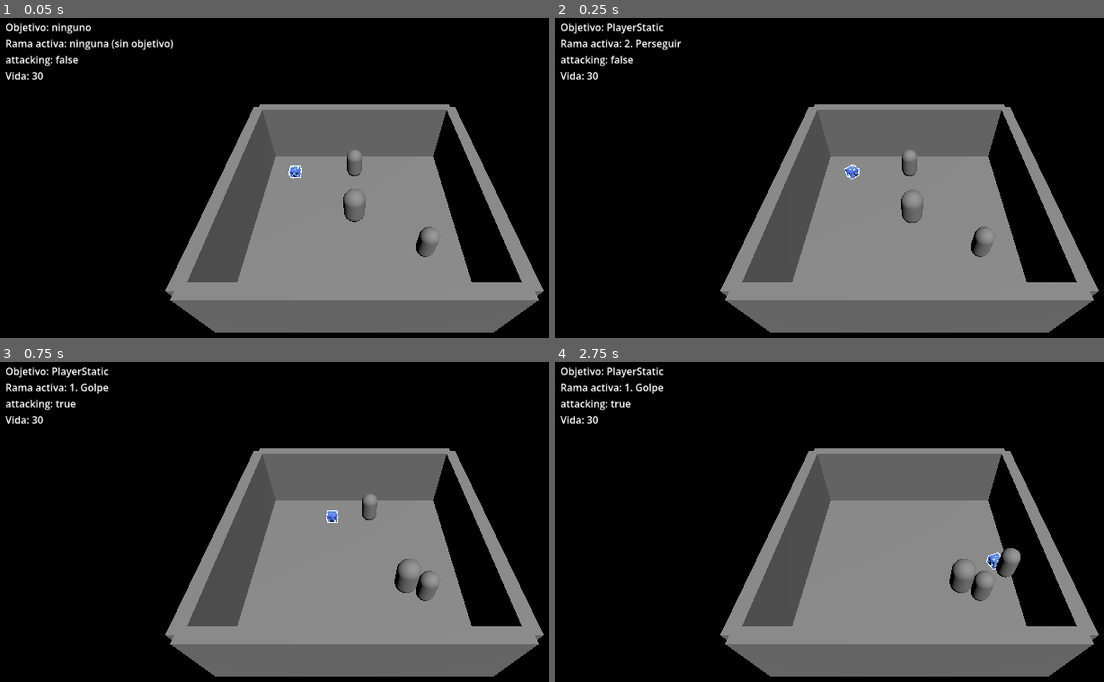
Above: before the commit, frames 1-4 (two rows, left to right).
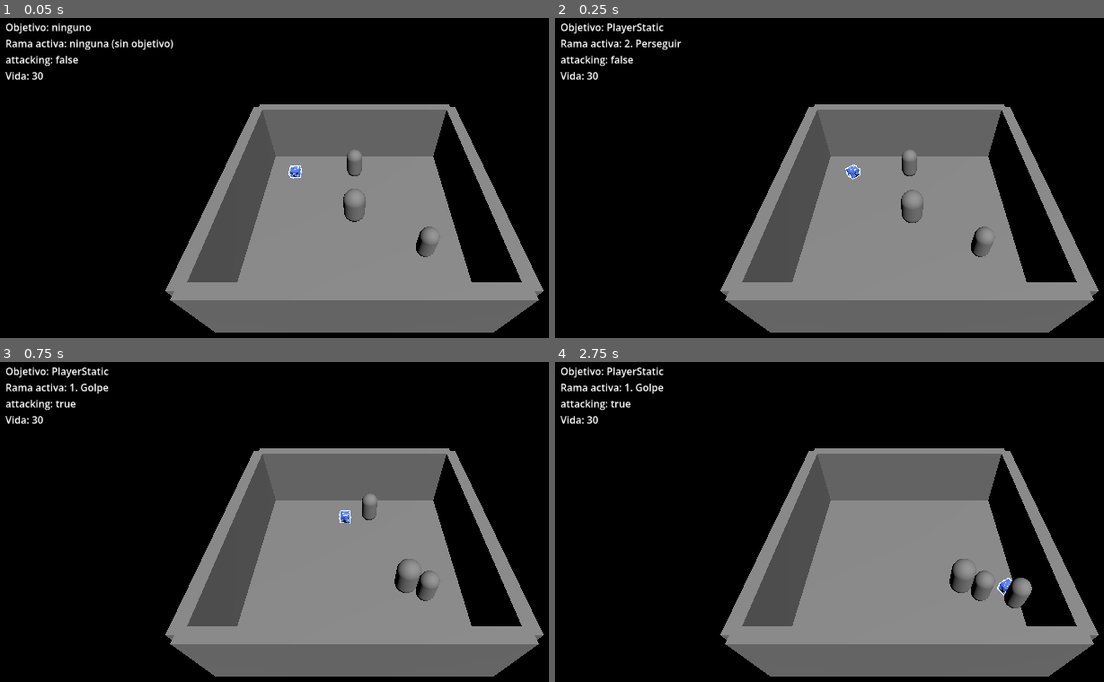
Above: after the commit, the same moments.

Repository: krl0sconk/Overcharge
Game: Godot game, scene res://scenes/test/testSpamBT.tscn
The game is run twice, just before and just after one commit, with the same random seed, the same clock (stepped at 60 frames per second) and the same inputs. This scene is started directly instead of the project's main scene.
Inputs:
- Up to frame 1 (0.05 s): no input
- Up to frame 2 (0.25 s): no input
- Up to frame 3 (0.75 s): hold D from 0.53 s (still down)
- Up to frame 4 (2.75 s): tap Space at 0.77, 1.52 s; release D at 1.28 s; hold S 1.28-2.03 s; hold D from 2.03 s (still down)

Frame 1 is identical in both runs. In frame 2, less than 0.1% of the frame differs, in the area x 52-56%, y 45-51%; in frame 3, 0.2%; in frame 4, 0.8%, in the area x 78-87%, y 58-77%.

Commit message:
agrega aceleracion por enemigo a StatsResource y sube el friction global

Diff:
--- a/resources/stats/centinela_stats.tres
+++ b/resources/stats/centinela_stats.tres
@@ -7,6 +7,7 @@
 script = ExtResource("1_stats")
 max_health = 50
 speed = 0.0
+acceleration = 0.0
 damage = 2
 attack_cooldown = 1.5
 ability_cooldown = 2.5
--- a/resources/stats/spam_stats.tres
+++ b/resources/stats/spam_stats.tres
@@ -7,4 +7,5 @@
 script = ExtResource("1_stats")
 max_health = 30
 speed = 6.5
+acceleration = 15.0
 attack_cooldown = 1.2
--- a/resources/stats/virus_stats.tres
+++ b/resources/stats/virus_stats.tres
@@ -7,3 +7,4 @@
 script = ExtResource("1_stats")
 max_health = 15
 speed = 6.0
+acceleration = 25.0
--- a/resources/stats/yunque_stats.tres
+++ b/resources/stats/yunque_stats.tres
@@ -6,7 +6,8 @@
 resource_local_to_scene = true
 script = ExtResource("1_stats")
 max_health = 60
-speed = 15.0
+speed = 30.0
+acceleration = 20.0
 damage = 5
 attack_cooldown = 1.5
 ability_cooldown = 1.5
--- a/scenes/test/testSpamBT.tscn
+++ b/scenes/test/testSpamBT.tscn
@@ -145,8 +145,6 @@
 script = ExtResource("5_movement")
 owner_body = NodePath("..")
 stats = ExtResource("7_stats")
-max_speed = 4.0
-acceleration = 15.0
 friction = 15.0
 
 [node name="HealthComponent" type="Node" parent="Spam" unique_id=840784855]
--- a/scenes/test/testVirusBT.tscn
+++ b/scenes/test/testVirusBT.tscn
@@ -150,8 +150,6 @@
 script = ExtResource("5_movement")
 owner_body = NodePath("..")
 stats = ExtResource("7_stats")
-max_speed = 6.5
-acceleration = 25.0
 friction = 25.0
 
 [node name="HealthComponent" type="Node" parent="Virus"]
--- a/scenes/test/testYunqueBT.tscn
+++ b/scenes/test/testYunqueBT.tscn
@@ -106,17 +106,6 @@
 [node name="CollisionShape3D" type="CollisionShape3D" parent="PlayerControllable/HitboxComponent" unique_id=1969373570]
 shape = SubResource("HitboxShape")
 
-[node name="PlayerStatic" type="CharacterBody3D" parent="." unique_id=38518078 groups=["players"]]
-transform = Transform3D(1, 0, 0, 0, 1, 0, 0, 0, 1, 3, 0.9, 2)
-collision_layer = 2
-collision_mask = 5
-
-[node name="CollisionShape3D" type="CollisionShape3D" parent="PlayerStatic" unique_id=1743438695]
-shape = SubResource("PlayerShape")
-
-[node name="MeshInstance3D" type="MeshInstance3D" parent="PlayerStatic" unique_id=1884490149]
-mesh = SubResource("PlayerMesh")
-
 [node name="DebugOverlay" type="CanvasLayer" parent="." unique_id=2091338617]
 
 [node name="Label" type="Label" parent="DebugOverlay" unique_id=2119006227]
--- a/scripts/components/MovementComponent/MovementComponent.gd
+++ b/scripts/components/MovementComponent/MovementComponent.gd
@@ -2,10 +2,10 @@
 extends Node
 
 @export var owner_body: CharacterBody3D
-@export var stats: StatsResource  ## si está asignado, stats.speed pisa max_speed
+@export var stats: StatsResource  ## si está asignado, stats.speed/acceleration pisan max_speed/acceleration
 @export var max_speed: float = 5.0
 @export var acceleration: float = 10.0
-@export var friction: float = 10.0
+@export var friction: float = 14.0  ## global: no vive en StatsResource a propósito, mismo valor para todos
 @export_flags_3d_physics var wall_mask: int = 1  ## capas que cuentan como pared para hit_wall (Entorno)
 
 var move_direction: Vector3 = Vector3.ZERO
@@ -30,11 +30,12 @@
 
 func _physics_process(delta: float) -> void:
 	var speed: float = stats.speed if stats != null else max_speed
+	var accel: float = stats.acceleration if stats != null else acceleration
 	if move_direction != Vector3.ZERO:
 		var target_velocity: Vector3 = move_direction * speed
 
 		owner_body.velocity = owner_body.velocity.move_toward(
-		target_velocity, acceleration * delta
+		target_velocity, accel * delta
 		)
 	else:
 		owner_body.velocity = owner_body.velocity.move_toward(
--- a/scripts/stats_resources/stats_resource.gd
+++ b/scripts/stats_resources/stats_resource.gd
@@ -2,6 +2,7 @@
 extends Resource
 @export var max_health: int = 100
 @export var speed: float = 5.0
+@export var acceleration: float = 10.0
 @export var damage: int = 1
 @export var attack_cooldown: float = 1.0
 @export var ability_cooldown: float =1.0
